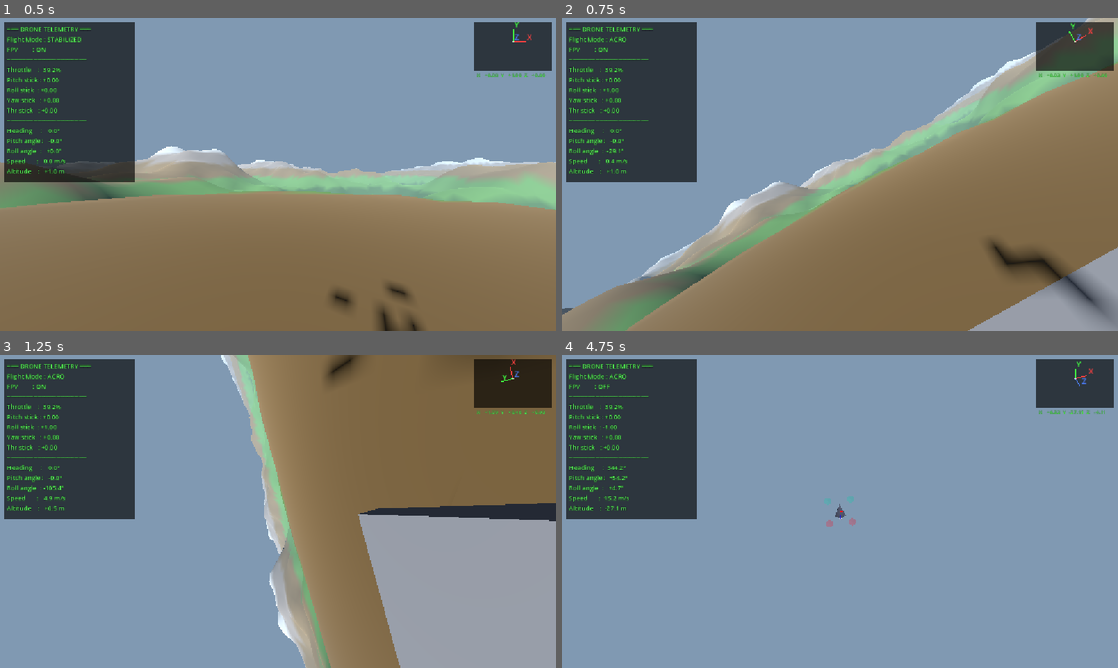
Above: before the commit, frames 1-4 (two rows, left to right).
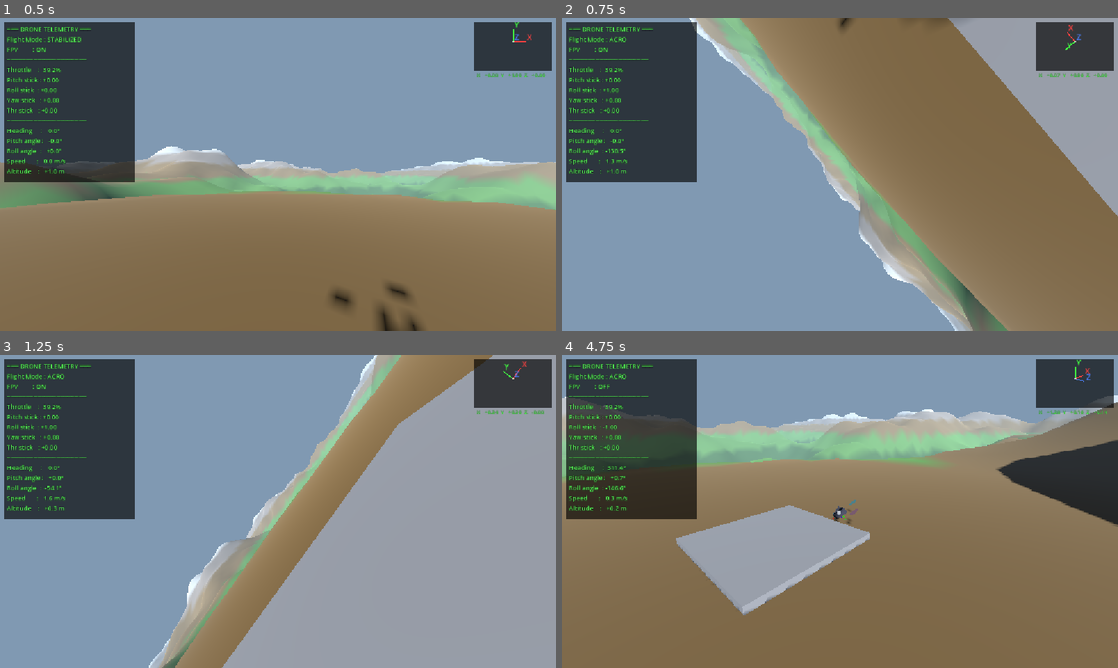
Above: after the commit, the same moments.

Repository: timbittner/dronesim
Game: Godot game, scene res://scenes/main.tscn
Two runs of this game, one before a commit and one after it. Both use one fixed random seed, a clock stepped at 60 frames per second and the inputs below.
Inputs:
- Up to frame 1 (0.5 s): no input
- Up to frame 2 (0.75 s): tap Enter at 0.5 s; hold Right (roll_right) from 0.53 s (still down); hold M (toggle_flight_mode) from 0.53 s (still down)
- Up to frame 3 (1.25 s): keep holding Right (roll_right); keep holding M (toggle_flight_mode)
- Up to frame 4 (4.75 s): release Right (roll_right) at 1.28 s; release M (toggle_flight_mode) at 1.28 s; hold Down (pitch_backward) 1.28-2.03 s; tap C (toggle_fpv) at 1.35, 2.85, 4.35 s; hold Right (roll_right) 2.03-2.78 s; hold M (toggle_flight_mode) 2.03-2.78 s; hold Up (pitch_forward) 2.78-3.53 s; hold M (toggle_flight_mode) 3.53-4.28 s; hold Left (roll_left) from 3.53 s (still down)

Frame 1 is identical in both runs. In frame 2, 54% of the frame differs, in the area x 0-100%, y 0-100%; in frame 3, 40%; in frame 4, 75%, in the area x 0-100%, y 1-100%.

Commit message:
fix: reduce angular damping from 3.0 to 0.5 to prevent double-damping with stabilized mode's internal D gain
Stabilized mode's compute_torque has its own derivative damping
(D=4.0). The controller's generic _apply_angular_damping (3.0)
was stacking on top, making total damping 7.0 — way too stiff,
causing oscillation/twitching when auto-level engages.

Diff:
--- a/scripts/drone/drone_controller.gd
+++ b/scripts/drone/drone_controller.gd
@@ -19,7 +19,7 @@
 var _current_mode: FlightModeBase = null
 
 # --- Angular damping (simulates air resistance on rotors) ---
-@export var angular_damping_factor: float = 3.0
+@export var angular_damping_factor: float = 0.5
 
 # --- State ---
 var _throttle_input: float = 0.0  # -1..1
